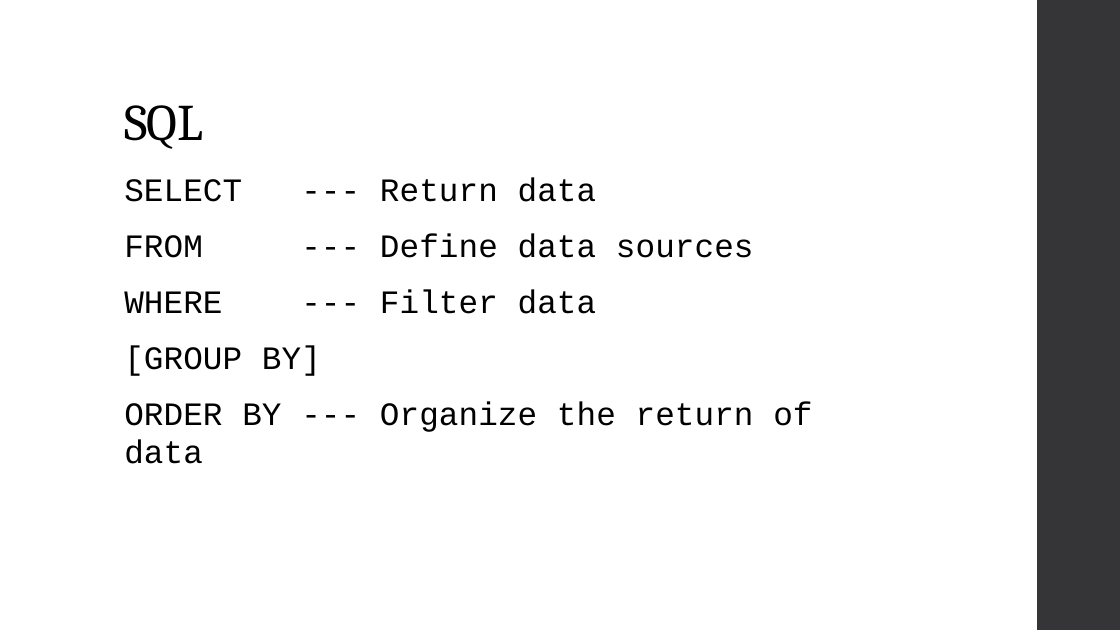
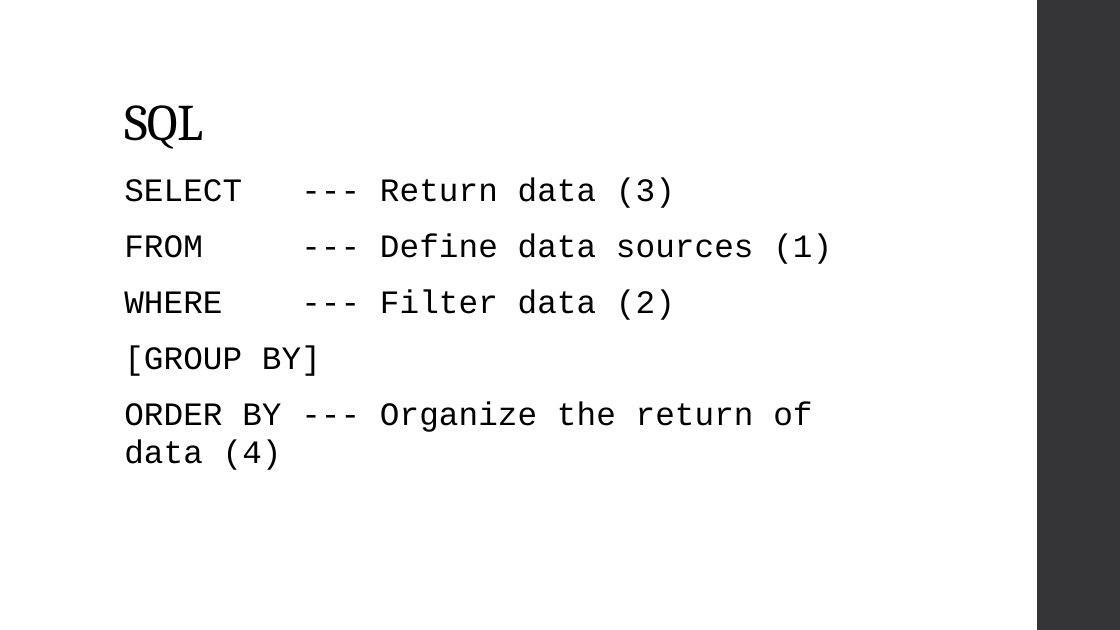
Before and after one commit to MGIS-UMN/GIS5577_week3, a slide deck: slide 3 of Database_Management.odp. Drawn at 1120x630 pixels with LibreOffice and Linux fonts; fonts in the diff are those of the drawing. Boxes give left, top, right and bottom in pixels: in the first picture for what was removed or moved away, otherwise in the second. Text is boxed around its words. In the diff, an @@ line names an element or a change of style, - is before the commit and + after.

```diff
--- a/Database_Management.odp
+++ b/Database_Management.odp
@@ text at box(124, 178, 832, 320): text changed @@
-SELECT --- Return data
-FROM --- Define data sources
-WHERE --- Filter data
+SELECT --- Return data (3)
+FROM --- Define data sources (1)
+WHERE --- Filter data (2)
@@ text at box(124, 402, 812, 470): text changed @@
-ORDER BY --- Organize the return of data
+ORDER BY --- Organize the return of data (4)
```
Also in this commit, not shown: 1 other file.
